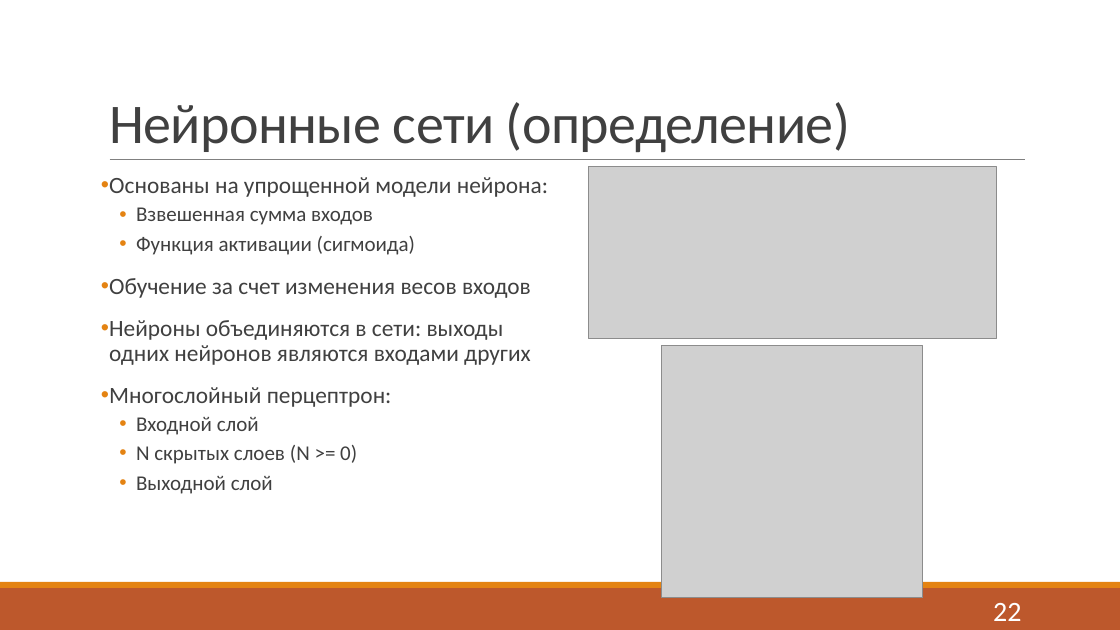
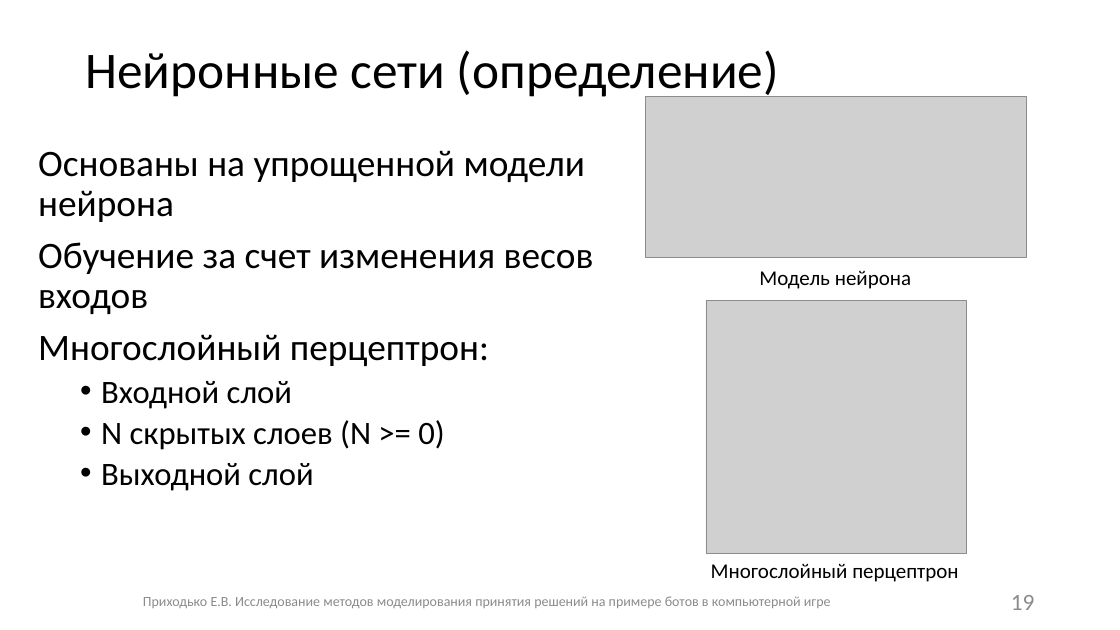
Before and after one commit to Fck-r-sns/Game_AI_thesis, a slide deck: slide 19 of Презентация.pptx (slide 22 before the commit). Drawn at 1120x630 pixels with LibreOffice and Linux fonts; fonts in the diff are those of the drawing; grey boxes stand for pictures. Boxes give left, top, right and bottom in pixels: in the first picture for what was removed or moved away, otherwise in the second. Text is boxed around its words. In the diff, an @@ line names an element or a change of style, - is before the commit and + after.

```diff
--- a/Презентация.pptx
+++ b/Презентация.pptx
@@ title "Нейронные сети (определение)": place and size @@
-title "Нейронные сети (определение)" at [109, 102, 850, 152]
+title "Нейронные сети (определение)" at [85, 50, 779, 100]
@@ title "Нейронные сети (определение)" at [85, 50, 779, 100]: size 48 to 44 pt, text colour #404040 to #000000, letter spacing -0.5 to 0 pt; line spacing 0.85 to 0.9; vertical alignment bottom to middle @@
@@ picture: place and size @@
-picture at [588, 166, 996, 339]
+picture at [646, 97, 1028, 258]
@@ text "Основаны на упрощенной модели нейрона": place and size @@
-text "Основаны на упрощенной модели нейрона" at [109, 177, 548, 494]
+text "Основаны на упрощенной модели нейрона" at [38, 150, 594, 491]
@@ text at [38, 150, 586, 222]: text changed; size 18 to 32 pt; text colour #404040 to #000000 @@
-• Основаны на упрощенной модели нейрона:
-  • Взвешенная сумма входов
-  • Функция активации (сигмоида)
+Основаны на упрощенной модели нейрона
@@ line removed from (110, 160) to (1026, 160) @@
@@ text at [38, 242, 594, 491]: size 20 to 32 pt in "Обучение за счет изменения весов входов", "Многослойный перцептрон:"; text colour #404040 to #000000 in "Обучение за счет изменения весов входов", "Многослойный перцептрон:", "Входной слой", "N скрытых слоев (N >= 0)" and 1 more places; size 18 to 28 pt in "Входной слой", "N скрытых слоев (N >= 0)", "Выходной слой"; bullet • to none; less space between paragraphs; indent changed @@
@@ text added at [759, 271, 911, 289], 18 pt, text #000000 @@
+Модель нейрона
@@ text at [109, 320, 531, 365]: paragraph removed @@
-• Нейроны объединяются в сети: выходы одних нейронов являются входами других
@@ picture: place and size @@
-picture at [662, 345, 923, 598]
+picture at [707, 301, 967, 554]
@@ text added at [711, 563, 958, 582], 18 pt, text #000000 @@
+Многослойный перцептрон
@@ rectangle removed at [0, 588, 1120, 630] @@
@@ rectangle removed at [0, 582, 1120, 588] @@
@@ text added at [143, 596, 831, 608], 12 pt, text #8C8C8C @@
+Приходько Е.В. Исследование методов моделирования принятия решений на примере ботов в компьютерной игре
@@ page number added at [1011, 595, 1035, 610], 20 pt, text #8C8C8C @@
+19
@@ page number removed at [993, 603, 1021, 621] @@
-22
```
Also in this commit, not shown: 18 other slides changed, 8 slides added, 10 slides removed, 1 other file.
